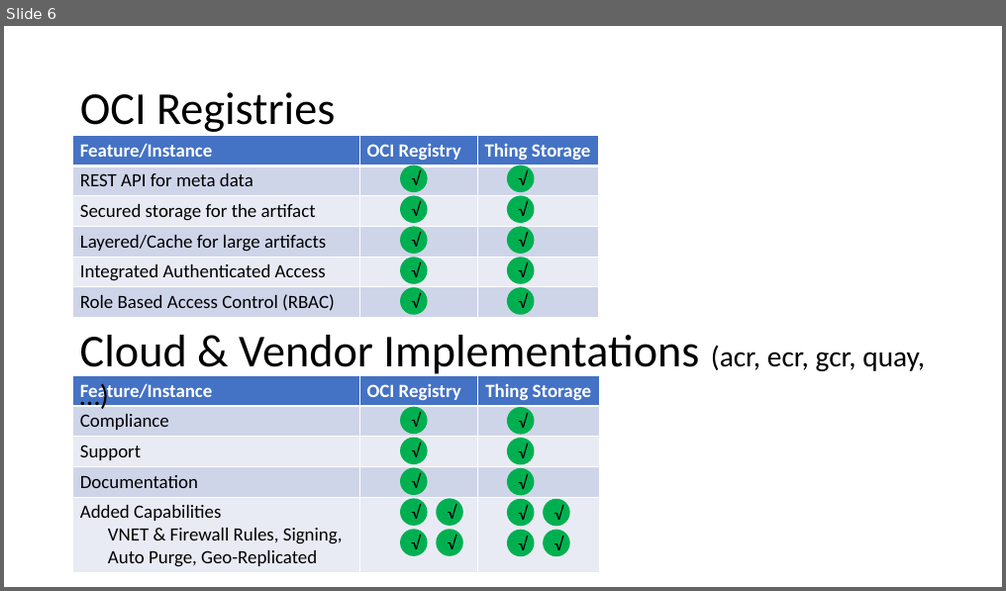
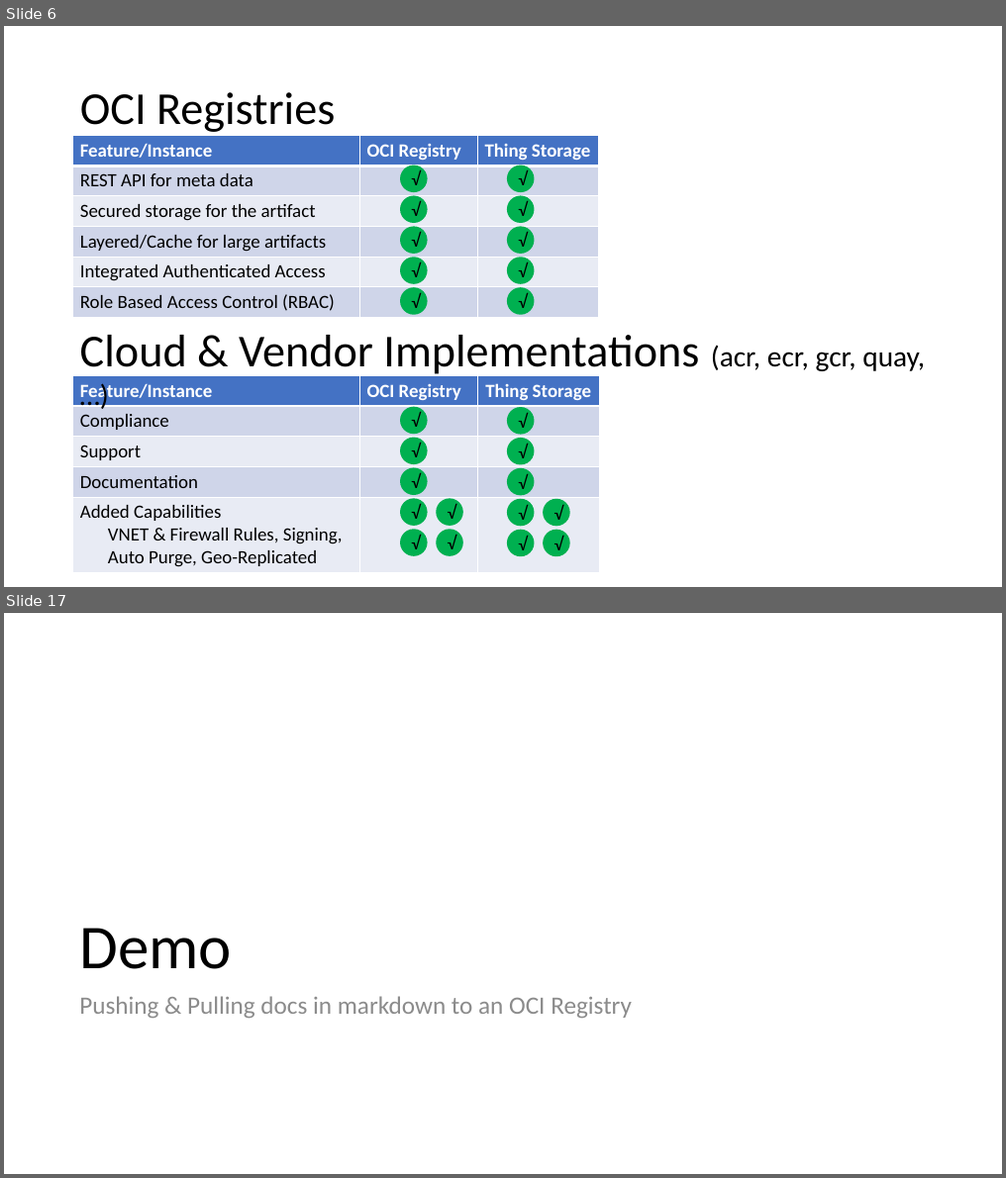
Before and after one commit to SteveLasker/Presentations, a slide deck: ACR/OCIArtifactRegistries.pptm. Shown one above the other, each under a label of ours: slide 6 before the commit, slides 6 and 17 after it; the slides between them are not shown. The pictures are 1006x591 and 1006x1178 pixels, drawn with LibreOffice and Linux fonts; fonts in the diff are those of the drawing. Boxes give left, top, right and bottom in pixels: in the first picture for what was removed or moved away, otherwise in the second. Text is boxed around its words. In the diff, an @@ line names an element or a change of style, - is before the commit and + after.

```diff
--- a/ACR/OCIArtifactRegistries.pptm
+++ b/ACR/OCIArtifactRegistries.pptm
@@ slide 17 added at [4, 613, 1002, 1174], background #FFFFFF @@
@@ title added at [79, 928, 232, 969], 60 pt, text #000000 @@
+Demo
@@ text added at [79, 996, 632, 1018], 24 pt, text #8C8C8C @@
+Pushing & Pulling docs in markdown to an OCI Registry
```
Also in this commit, not shown: 2 slides changed, 10 other slides added.
